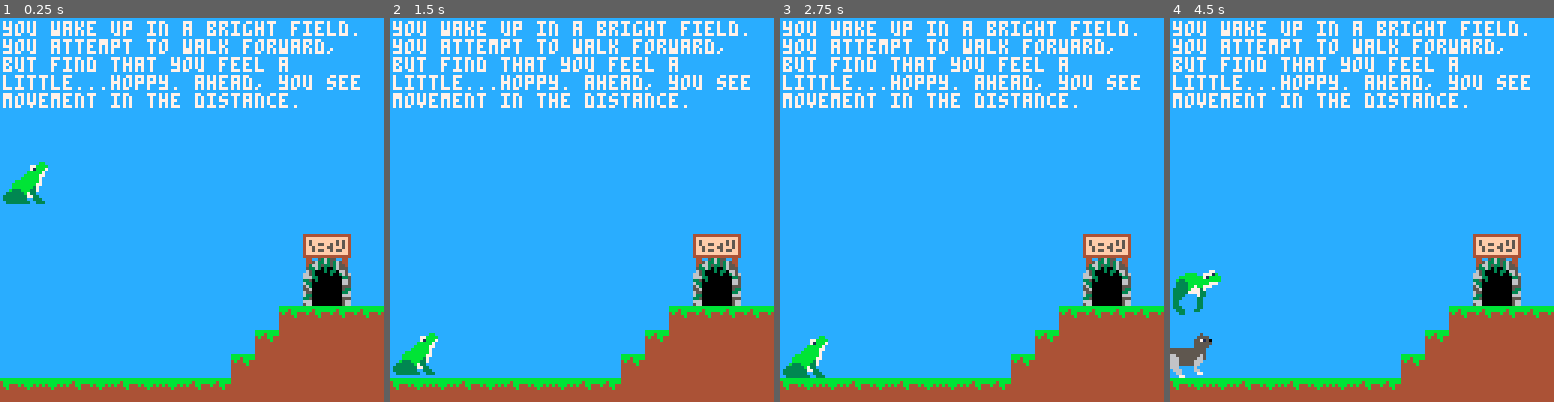
Above: before the commit, frames 1-4 (left to right).
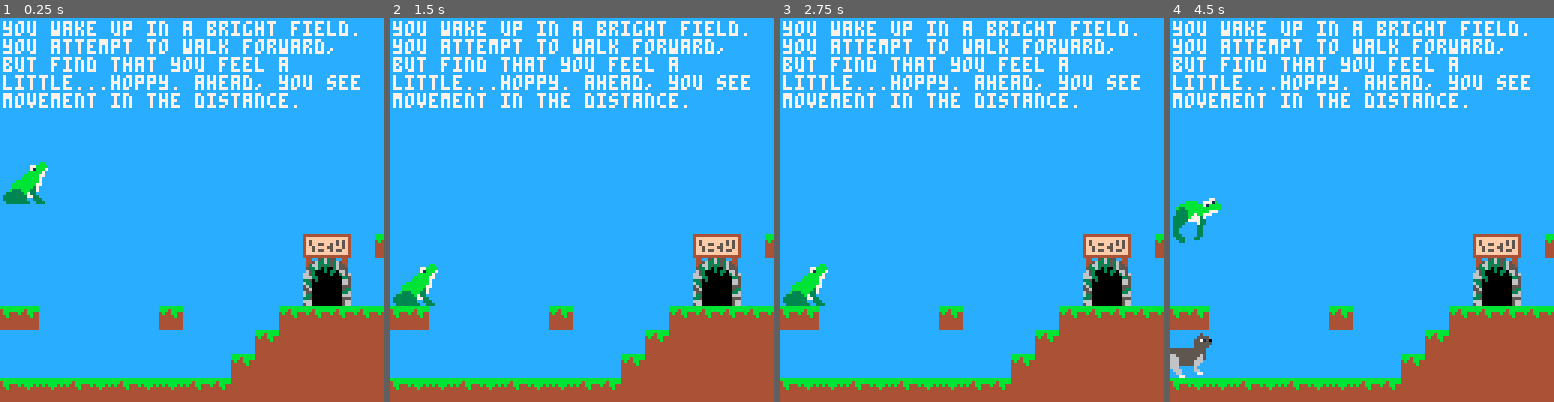
Above: after the commit, the same moments.

Repository: cincodenada/frogsvscats
Game: PICO-8 cartridge frogsvscats.p8
The game is run twice, just before and just after one commit, with the same random seed, the same clock (stepped at 60 frames per second) and the same inputs.
Inputs:
- Up to frame 1 (0.25 s): no input
- Up to frame 2 (1.5 s): tap O (Z key) at 0.7 s
- Up to frame 3 (2.75 s): hold Right 1.6-2.1 s; tap O (Z key) at 1.7, 2.1, 2.5 s; hold Up 2.15-2.42 s; hold Right from 2.47 s (still down)
- Up to frame 4 (4.5 s): tap O (Z key) every 0.4 s from 2.9 to 4.1 s; release Right at 3.03 s; hold Left 3.08-3.58 s; hold Right from 4.02 s (still down)

The runs differ from the first frame. In frame 1, 1.2% of the frame differs, in the area x 0-100%, y 56-82%; in frame 2, 2.6%, in the area x 0-100%, y 56-93%; in frame 3, 2.6%; in frame 4, 2.6%.

Commit message:
Add some land to jump onto with superjump

Diff:
--- a/frogsvscats.p8
+++ b/frogsvscats.p8
@@ -785,10 +785,10 @@
 0000000000000000000000000000000000000000000000000000000000000000000000000000000000000000000000000000000000000000000000000000000000000000000000000000000000000000000000000000000000000000000000000000000000000000000000000000000000000000000000000000000000000000
 0000000000000000000000000000000000000000000000000000000000000000000000000000000000000000000000000000000000000000000000000000000000000000000000000000000000000000000000000000000000000000000000000000000000000000000000000000000000000000000000000000000000000000
 0000000000000000000000000000000000000000000000000000000000000000000000000000000000000000000000000000000000000000000000000000000000000000000000000000000000000000000000000000000000000000000000000000000000000000000000000000000000000000000000000000000000000000
-000000000000000000000000000000000000000000008e8f0000000000000000000000000000000000000000000000000000000000000000000000000000000000000000000000000000000000000000000000000000000000000000000000000000000000000000000000000000000000000000000000000000000000000000
+000000000000000000000000000000000000000000008e8f0080808080000000000000000000000000000000000000000000000000000000000000000000000000000000000000000000000000000000000000000000000000000000000000000000000000000000000000000000000000000000000000000000000000000000
 000000000000000000000000000000000000000000009e9f0000000000000000000000000000000000000000000000000000000000000000000000000000000000000000000000000000000000000000000000000000000000000000000000000000000000000000000000000000000000000000000000000000000000000000
 00000000000000000000000000000000000000000000aeaf0000000000000000000000000000000000000000000000000000000000000000000000000000000000000000000000000000000000000000000000000000000000000000000000000000000000000000000000000000000000000000000000000000000000000000
-0000000000000000000000000000000000000000008181818181818181808180818181810000000000000000000000000000000000000000000000000000000000000000000000000000000000000000000000000000000000000000000000000000000000000000000000000000000000000000000000000000000000000000
+0000000000818181818181000000000081000000008181818181818181808180818181810000000000000000000000000000000000000000000000000000000000000000000000000000000000000000000000000000000000000000000000000000000000000000000000000000000000000000000000000000000000000000
 0000000000000000000000000000000000000000818282828282828282828282828282820000000000000000000000000000000000000000000000000000000000000000000000000000000000000000000000000000000000000000000000000000000000000000000000000000000000000000000000000000000000000000
 0000000000000000000000000000000000000081828282828282828282828282828282820000000000000000000000000000000000000000000000000000000000000000000000000000000000000000000000000000000000000000000000000000000000000000000000000000000000000000000000000000000000000000
 8081808180818080808180808180818080818182828282828282828282828282828282820000000000000000000000000000000000000000000000000000000000000000000000000000000000000000000000000000000000000000000000000000000000000000000000000000000000000000000000000000000000000000
